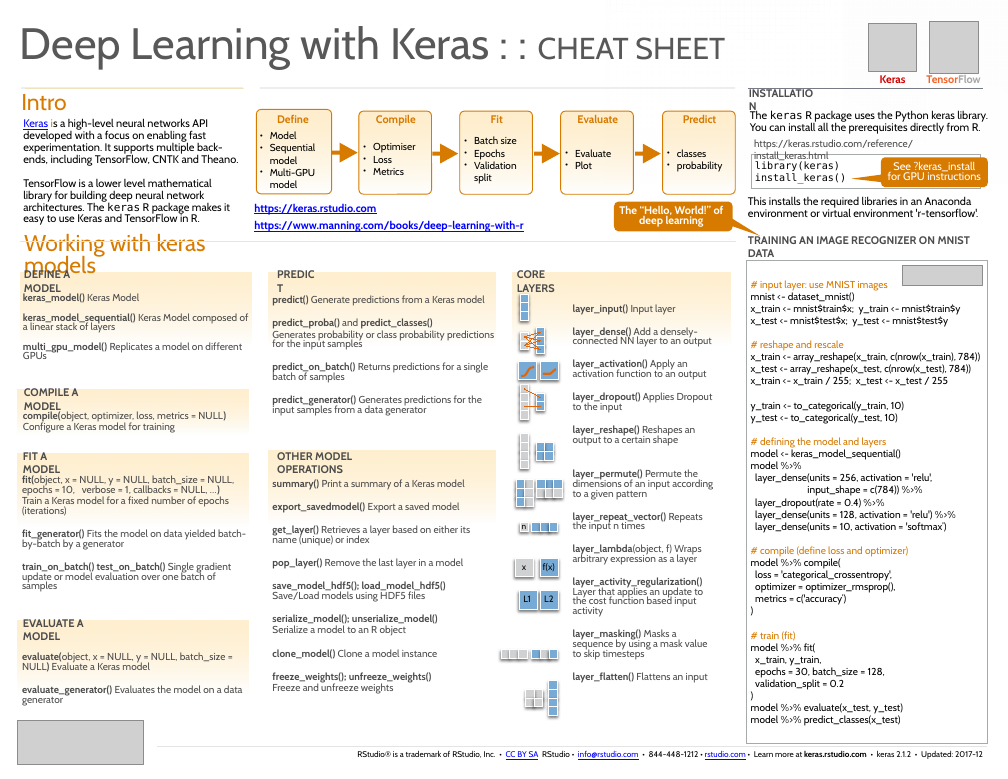
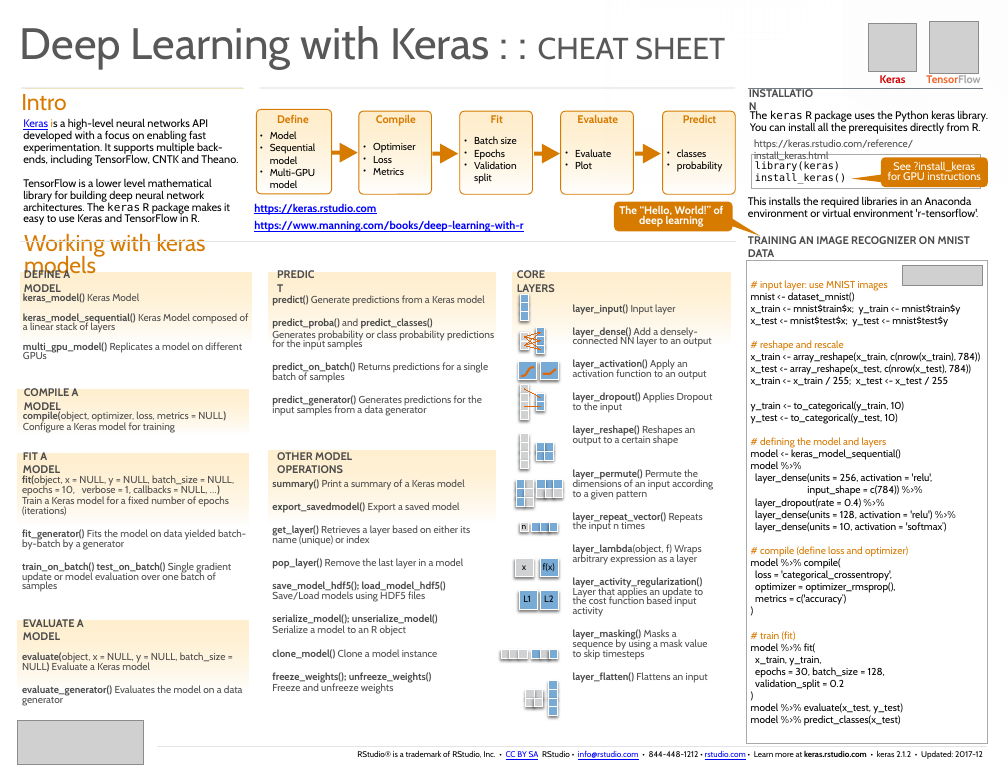
Before and after one commit to rstudio/cheatsheets, a slide deck: slide 2 of powerpoints/keras.pptx. Drawn at 1008x779 pixels with LibreOffice and Linux fonts; fonts in the diff are those of the drawing; grey boxes stand for pictures. Boxes give left, top, right and bottom in pixels: in the first picture for what was removed or moved away, otherwise in the second. Text is boxed around its words. In the diff, an @@ line names an element or a change of style, - is before the commit and + after.

Commit message:
Fixes typo in keras sheet

```diff
--- a/powerpoints/keras.pptx
+++ b/powerpoints/keras.pptx
@@ text at box(888, 161, 981, 180): text changed @@
-See ?keras_install for GPU instructions
+See ?install_keras for GPU instructions
```
Also in this commit, not shown: 2 other files.
